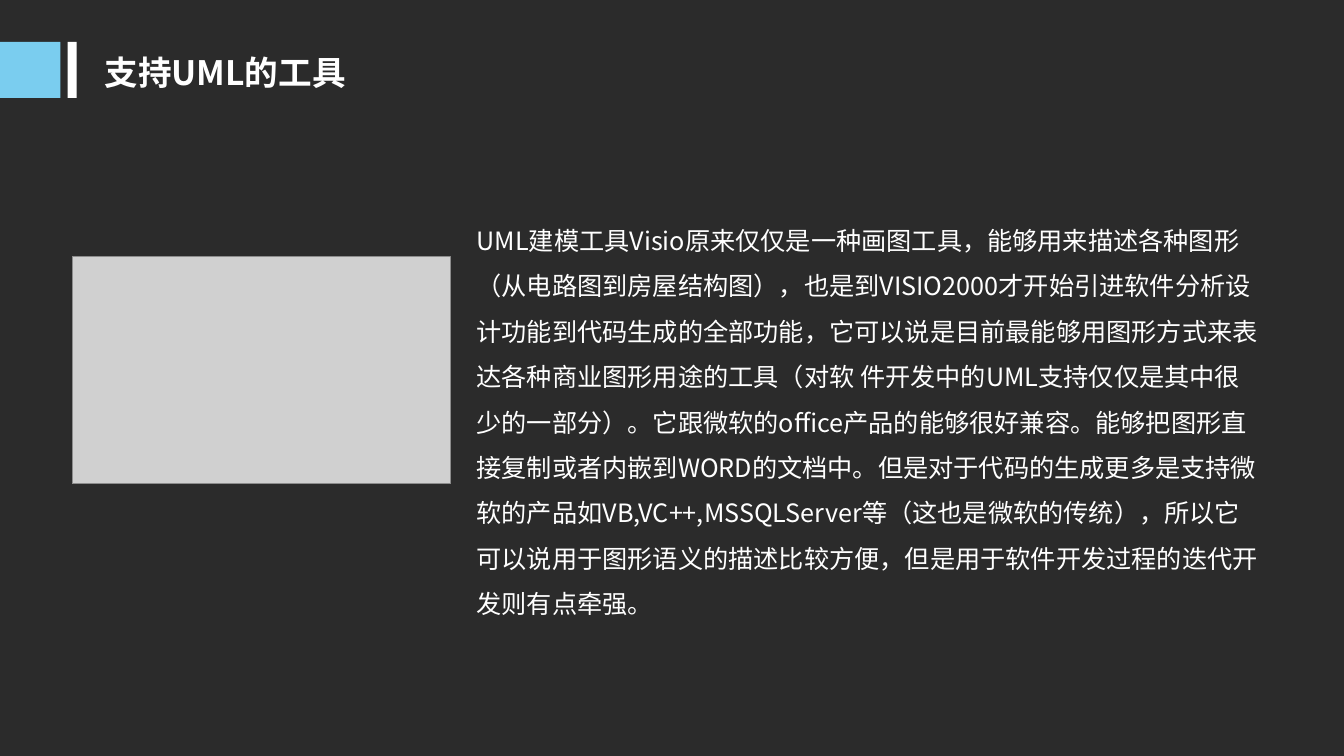
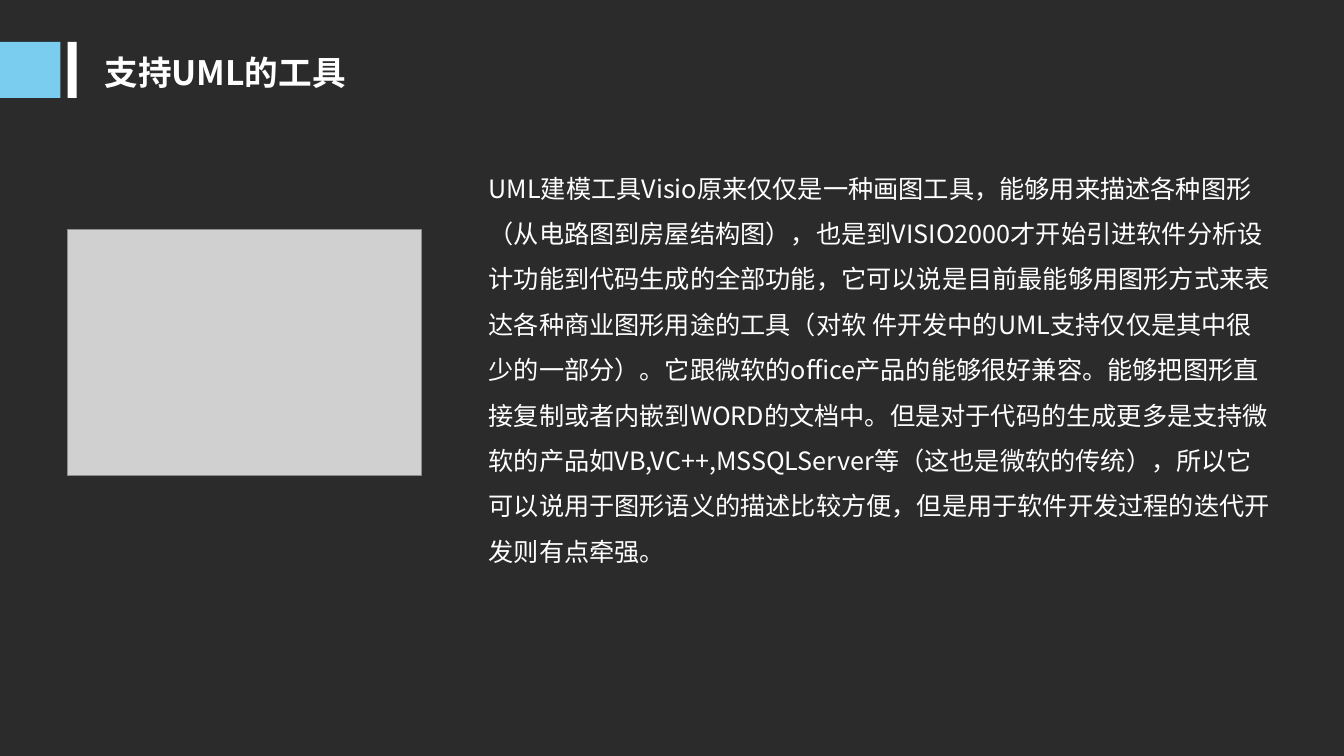
Before and after one commit to PRD2018-G10/TeachingAssistWebsiteProject, a slide deck: slide 27 of PRD2018-G10-UML概述PPT.ppt (slide 26 before the commit). Drawn at 1344x756 pixels with LibreOffice and Linux fonts; fonts in the diff are those of the drawing; grey boxes stand for pictures; background and template pictures are left out; a plain dark background stands for a picture behind light text. Boxes give left, top, right and bottom in pixels: in the first picture for what was removed or moved away, otherwise in the second. Text is boxed around its words. In the diff, an @@ line names an element or a change of style, - is before the commit and + after.

```diff
--- a/PRD2018-G10-UML概述PPT.ppt
+++ b/PRD2018-G10-UML概述PPT.ppt
@@ text "UML建模工具Visio原来仅仅是一种画图工具，能够用来描述各种图形（从电路图到房屋结构图），也是到VISIO2000才 ...": place and size @@
-text "UML建模工具Visio原来仅仅是一种画图工具，能够用来描述各种图形（从电路图到房屋结构图），也是到VISIO2000才 ..." at bbox=[477, 228, 1258, 615]
+text "UML建模工具Visio原来仅仅是一种画图工具，能够用来描述各种图形（从电路图到房屋结构图），也是到VISIO2000才 ..." at bbox=[489, 176, 1270, 563]
@@ picture: place and size @@
-picture at bbox=[73, 257, 450, 485]
+picture at bbox=[68, 230, 421, 476]
```
Also in this commit, not shown: 11 other slides changed, 7 slides added, 3 slides removed.
